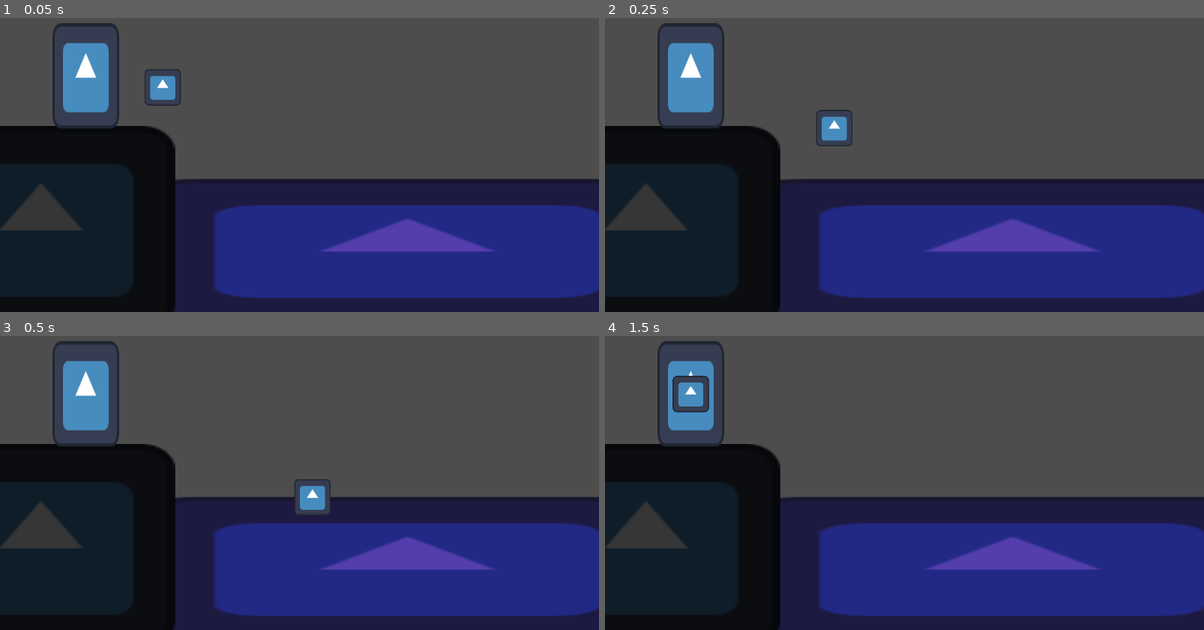
Above: before the commit, frames 1-4 (two rows, left to right).
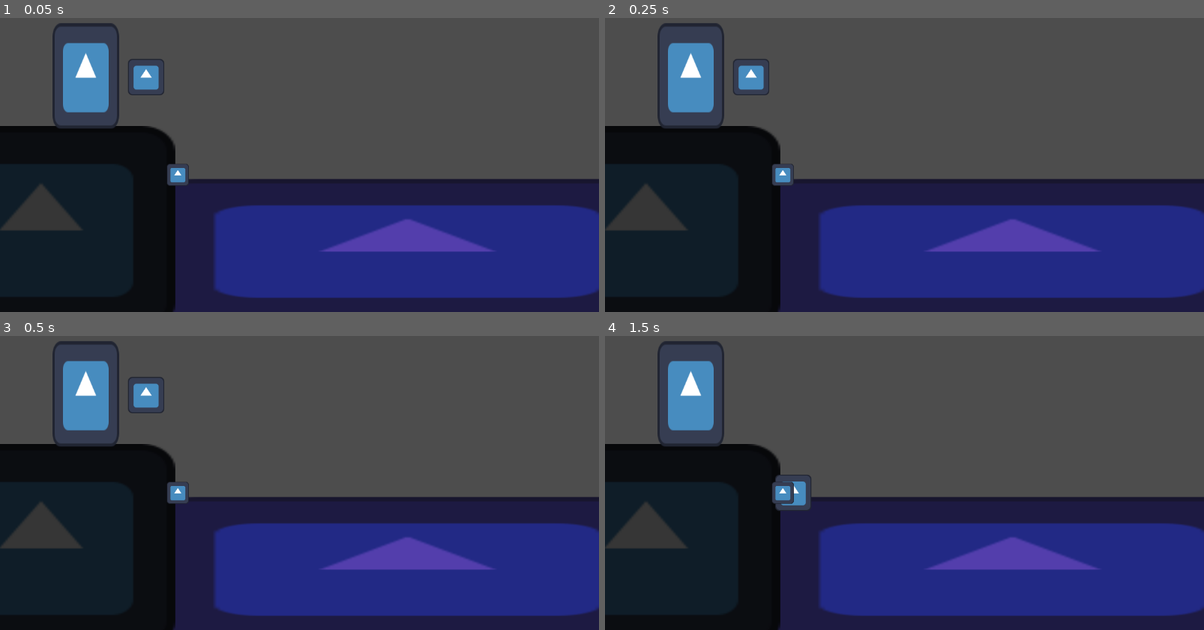
Above: after the commit, the same moments.

Repository: Shuflduf/Fish
Game: Godot game, scene res://node_2d.tscn
Same seed, same stepped clock (60 frames per second), same inputs: the game is played once before the commit and once after it. The engine's default icon, where the game draws it, is replaced by a stand-in: a white triangle on a blue panel in a dark square.
Inputs (mouse positions are in pixels of both pictures, inside the frame that each line leads up to):
- Up to frame 1 (0.05 s): no input
- Up to frame 2 (0.25 s): no input
- Up to frame 3 (0.5 s): no input
- Up to frame 4 (1.5 s): move the mouse to (1036, 444) at 0.52 s; click (1036, 444) at 0.6 s; move the mouse to (784, 477) at 1.27 s; click (784, 477) at 1.35 s

The runs differ from the first frame. In frame 1, 0.9% of the frame differs, in the area x 21-32%, y 14-58%; in frame 2, 1.1%; in frame 3, 1.2%, in the area x 21-56%, y 14-61%; in frame 4, 1.1%.

Commit message:
hold to cast further

Diff:
--- a/main.gd
+++ b/main.gd
@@ -1,11 +1,16 @@
 extends Node2D
 
-func _ready() -> void:
-	cast()
+func _physics_process(delta: float) -> void:
+	if Input.is_mouse_button_pressed(MOUSE_BUTTON_LEFT):
+		$Node2D/rod_hint.position.x += delta * 300
+	elif Input.is_action_just_released("cast"):
+		cast()
 
 
 func cast():
 	var tween = get_tree().create_tween()
-	tween.tween_property($player/rod, "position", Vector2(500, 150), 0.6)
-	tween.finished.connect(func():
-		$player/rod.position = Vector2.ZERO)
+	tween.tween_property($player/rod, "position", $player.to_local(%rod_hint.global_position), 0.6)
+	%rod_hint.position.x = 0
+	await tween.finished
+	await get_tree().create_timer(1).timeout
+	$player/rod.position = Vector2.ZERO
--- a/node_2d.tscn
+++ b/node_2d.tscn
@@ -29,3 +29,11 @@
 position = Vector2(116, 1.26109)
 scale = Vector2(0.546875, 0.344828)
 texture = ExtResource("2_k37sf")
+
+[node name="Node2D" type="Node2D" parent="."]
+position = Vector2(-234, 60)
+
+[node name="rod_hint" type="Sprite2D" parent="Node2D"]
+unique_name_in_owner = true
+scale = Vector2(0.328125, 0.328125)
+texture = ExtResource("2_k37sf")
--- a/project.godot
+++ b/project.godot
@@ -15,6 +15,14 @@
 config/features=PackedStringArray("4.3", "GL Compatibility")
 config/icon="res://icon.svg"
 
+[input]
+
+cast={
+"deadzone": 0.5,
+"events": [Object(InputEventMouseButton,"resource_local_to_scene":false,"resource_name":"","device":-1,"window_id":0,"alt_pressed":false,"shift_pressed":false,"ctrl_pressed":false,"meta_pressed":false,"button_mask":0,"position":Vector2(0, 0),"global_position":Vector2(0, 0),"factor":1.0,"button_index":1,"canceled":false,"pressed":false,"double_click":false,"script":null)
+]
+}
+
 [rendering]
 
 renderer/rendering_method="gl_compatibility"
